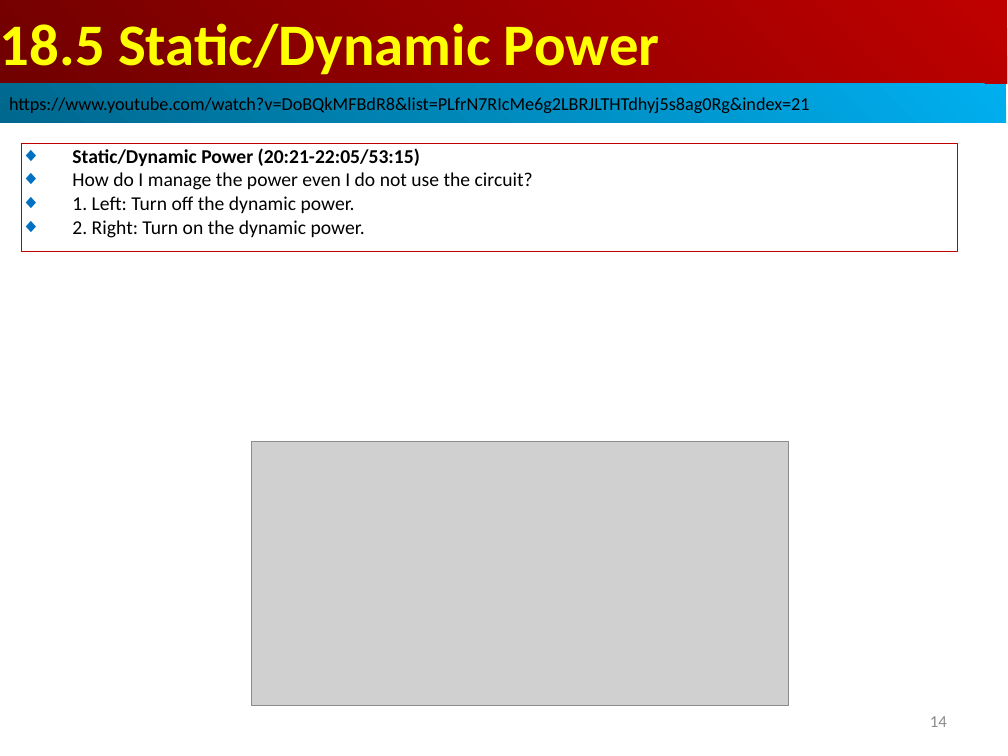
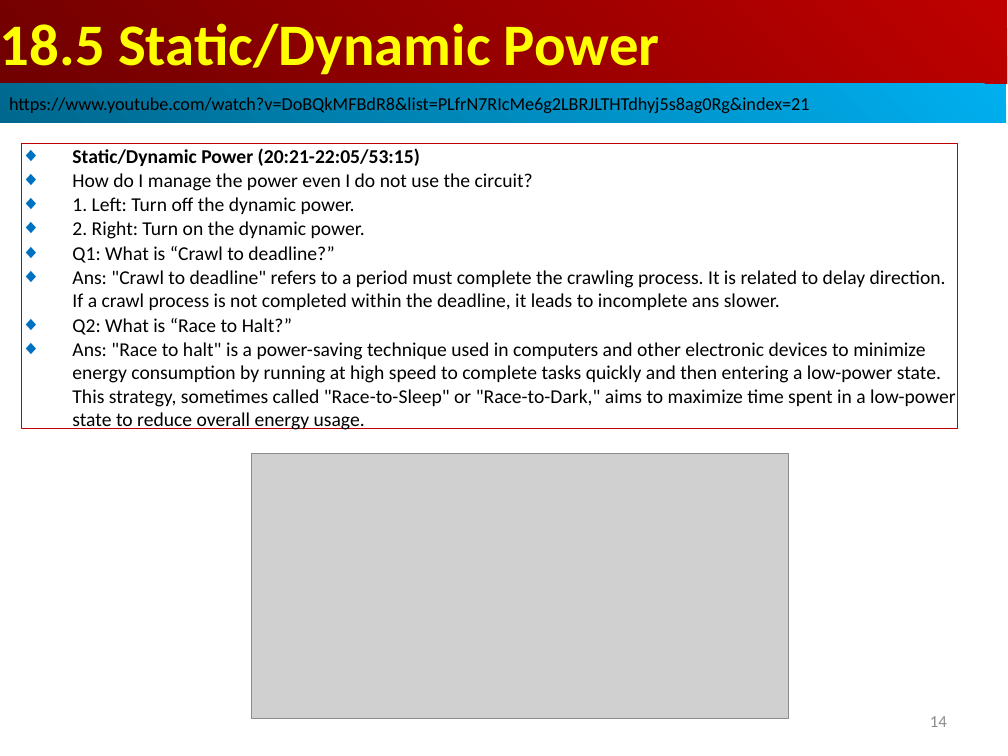
Before and after one commit to peterhchen/AIU_CS800_Chisel, a slide deck: slide 14 of 500_UCSC_HWD/019_DSE/000_Video/019.DSE.ppt. Drawn at 1008x756 pixels with LibreOffice and Linux fonts; fonts in the diff are those of the drawing; grey boxes stand for pictures. Boxes give left, top, right and bottom in pixels: in the first picture for what was removed or moved away, otherwise in the second. Text is boxed around its words. In the diff, an @@ line names an element or a change of style, - is before the commit and + after.

```diff
--- a/500_UCSC_HWD/019_DSE/000_Video/019.DSE.ppt
+++ b/500_UCSC_HWD/019_DSE/000_Video/019.DSE.ppt
@@ rectangle "Static/Dynamic Power (20:21-22:05/53:15)": place and size @@
-rectangle "Static/Dynamic Power (20:21-22:05/53:15)" at [21,143,958,252]
+rectangle "Static/Dynamic Power (20:21-22:05/53:15)" at [21,143,958,428]
@@ text in rectangle at [72,246,956,430]: paragraphs added @@
+◆ Q1: What is “Crawl to deadline?”
+◆ Ans: "Crawl to deadline" refers to a period must complete the crawling process. It is related to delay direction. If a crawl process is not completed within the deadline, it leads to incomplete ans slower.
+◆ Q2: What is “Race to Halt?”
+◆ Ans: "Race to halt" is a power-saving technique used in computers and other electronic devices to minimize energy consumption by running at high speed to complete tasks quickly and then entering a low-power state. This strategy, sometimes called "Race-to-Sleep" or "Race-to-Dark," aims to maximize time spent in a low-power state to reduce overall energy usage.
@@ picture: place and size @@
-picture at [252,442,788,706]
+picture at [252,454,788,719]
```
Also in this commit, not shown: 4 other slides changed, 17 slides added.
